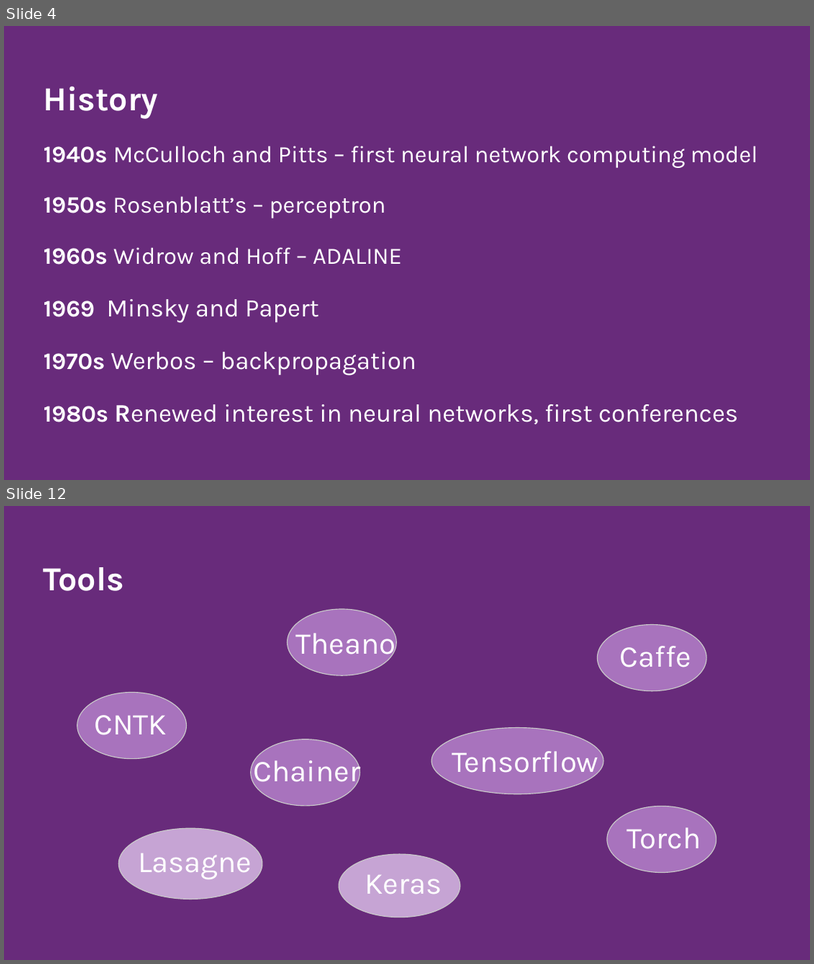
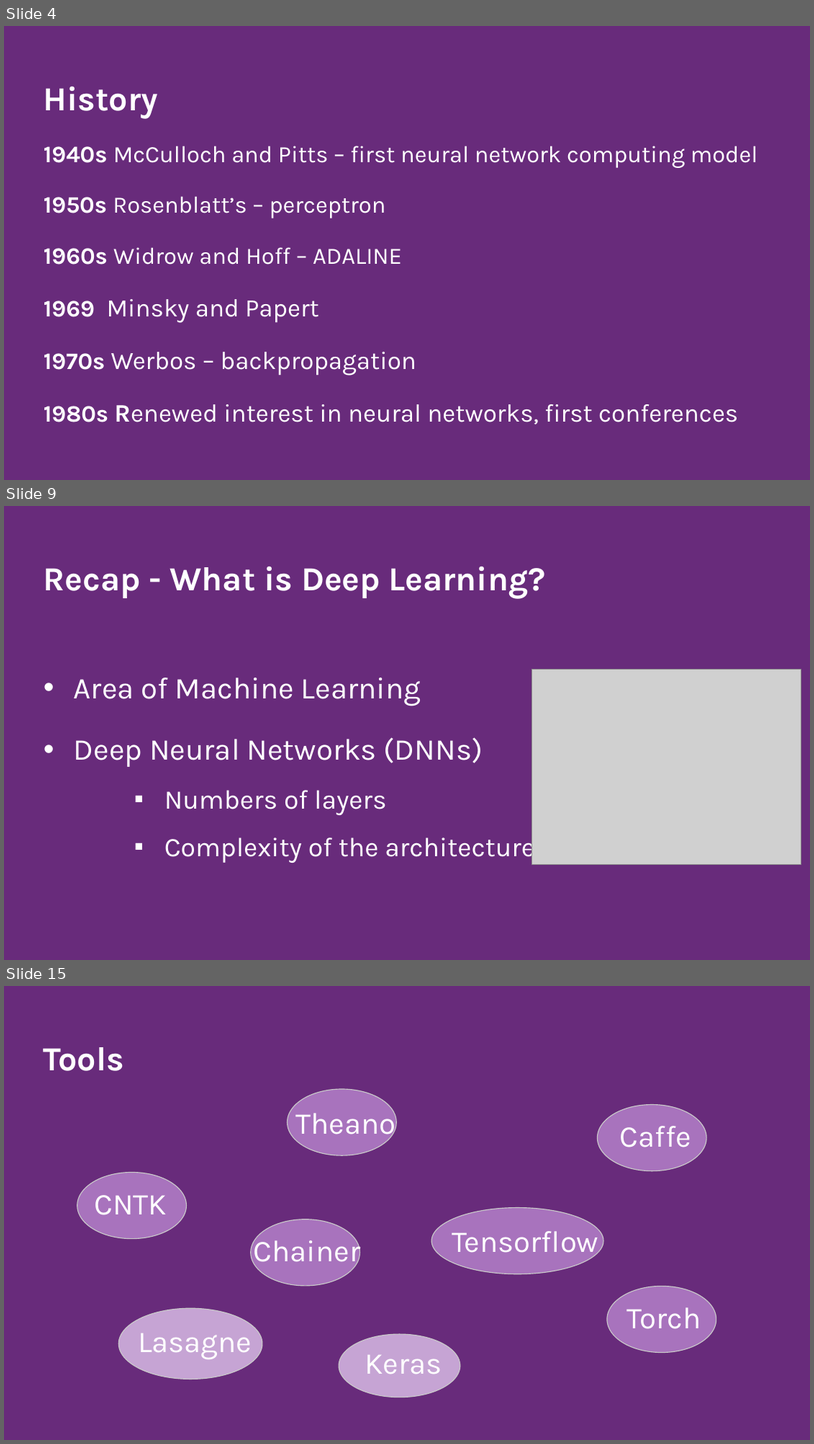
Before and after one commit to biancafbmd/Workshops, a slide deck: DeepLearningIntro/IntroToDeepLearning.pptx. Shown one above the other, each under a label of ours: slides 4 and 12 before the commit, slides 4, 9 and 15 after it; the slides between them are not shown. The pictures are 814x964 and 814x1444 pixels, drawn with LibreOffice and Linux fonts; fonts in the diff are those of the drawing; grey boxes stand for pictures. Boxes give left, top, right and bottom in pixels: in the first picture for what was removed or moved away, otherwise in the second. Text is boxed around its words. In the diff, an @@ line names an element or a change of style, - is before the commit and + after.

Commit message:
Update Introduction to Deep Learning Presentation

```diff
--- a/DeepLearningIntro/IntroToDeepLearning.pptx
+++ b/DeepLearningIntro/IntroToDeepLearning.pptx
@@ slide 9 added at [4, 506, 810, 960], background #682B7B @@
@@ title added at [44, 566, 546, 599], 40 pt, text #FFFFFF, bold @@
+Recap - What is Deep Learning?
@@ text added at [74, 677, 535, 863], 36 pt, text #FFFFFF @@
+• Area of Machine Learning
+• Deep Neural Networks (DNNs)
+      ▪ Numbers of layers
+      ▪ Complexity of the architecture
@@ picture added at [532, 669, 801, 864] @@
@@ what was slide 12 is now slide 15 @@
```
Also in this commit, not shown: 7 slides changed, 2 other slides added.
